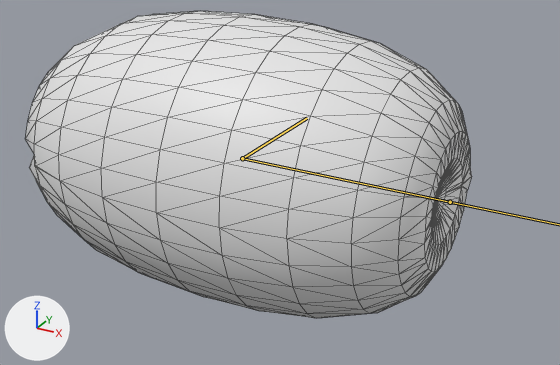
An edit to the glTF model import/boss_2_seg_bit.glb, drawn before and after from the same camera.
One viewpoint serves both versions: a camera (50 mm lens) standing at (2.69, -4.34, 2.05) and looking at (0.29, 0.02, -0.13). Lighting does not change. The marker at lower left points along +X, +Y and +Z. The bones that bend it are drawn over the model as lines. Mesh edges are drawn as thin lines.
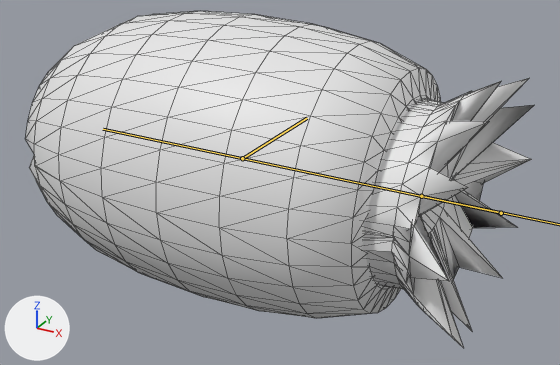
The newer file adds an action. The first version stands in its rest pose; the second is drawn at frame 57 of the action 'bite'.

Boxes (x1, y1, x2, y2) around the edits, measured in the pictures (560 x 365 px):
'Sphere', posed (14% wider, 9% taller): before (25, 11, 472, 318); after (25, 11, 534, 347)
bone 't', root to tip: before (450, 202) to (242, 158); after (501, 213) to (103, 129)

The change in detail:
Bone 'Bone' (bone_bone) moves from (0.0, 0.0, 0.0) to (-0.001, -0.184, -0.001).
Bone 't' (bone_t) moves from (0.0, 0.0, 0.0) to (0.0, -0.316, 0.0).
Bone 't' (bone_t) is rescaled from (1.0, 1.0, 1.0) to (2.05, 2.05, 2.05).
